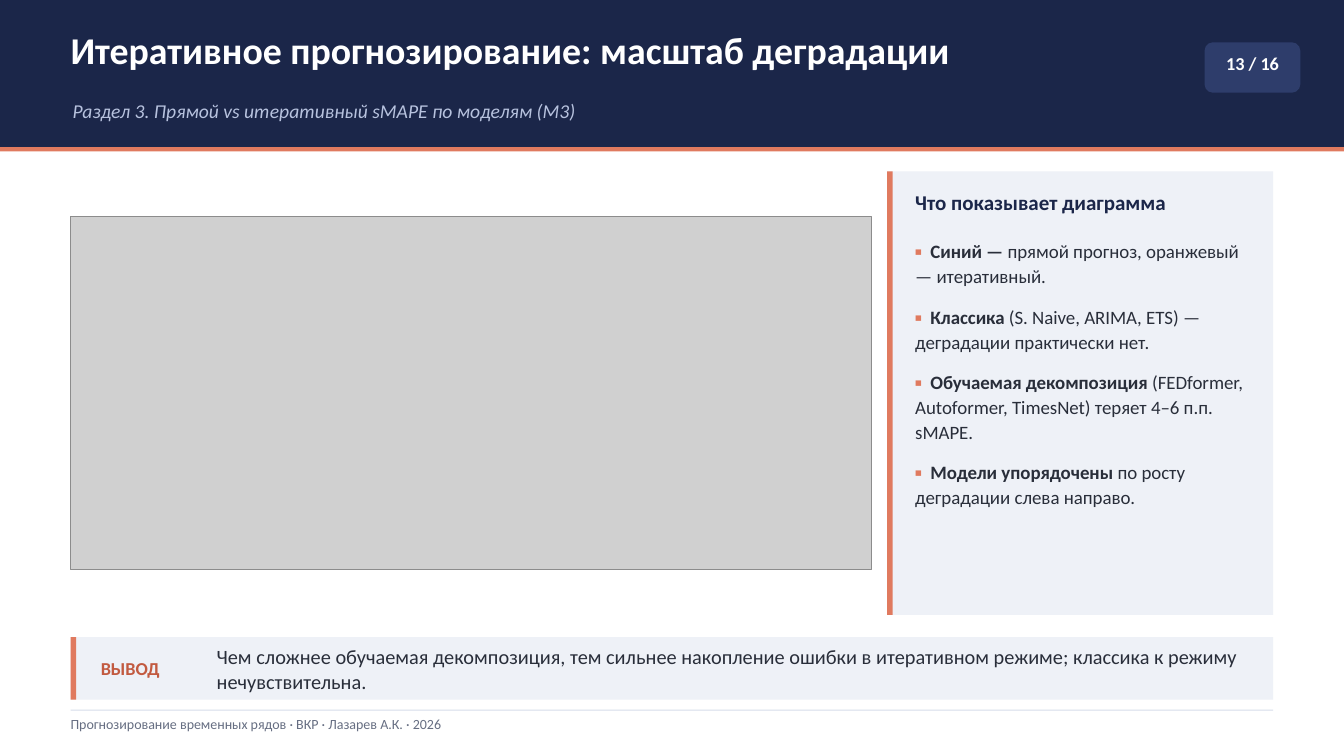
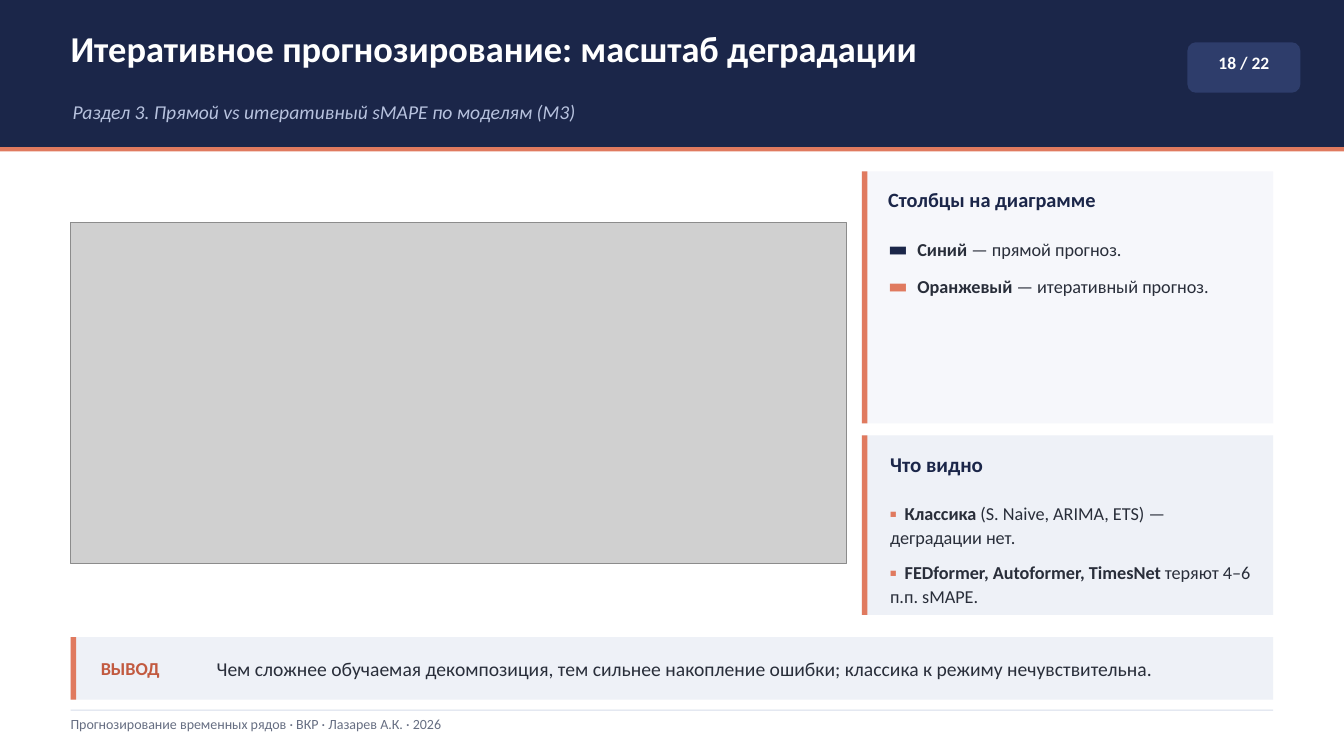
Before and after one commit to Prost444/Hybrid-models-for-TS-processing, a slide deck: slide 18 of docs/Презентация_Лазарев_ВКР.pptx (slide 13 before the commit). Drawn at 1344x756 pixels with LibreOffice and Linux fonts; fonts in the diff are those of the drawing; grey boxes stand for pictures. Boxes give left, top, right and bottom in pixels: in the first picture for what was removed or moved away, otherwise in the second. Text is boxed around its words. In the diff, an @@ line names an element or a change of style, - is before the commit and + after.

```diff
--- a/docs/Презентация_Лазарев_ВКР.pptx
+++ b/docs/Презентация_Лазарев_ВКР.pptx
@@ text "Итеративное прогнозирование: масштаб деградации" at box(71, 37, 917, 68): size 27 to 26 pt @@
@@ rounded rectangle: place and size @@
-rounded rectangle at box(1205, 42, 1301, 93)
+rounded rectangle at box(1188, 42, 1301, 93)
@@ text added at box(1218, 57, 1270, 69), 12.5 pt, text #FFFFFF, bold @@
+18 / 22
@@ text removed at box(1226, 57, 1279, 70) @@
-13 / 16
@@ rectangle: place and size @@
-rectangle at box(887, 171, 893, 615)
+rectangle at box(862, 171, 868, 423)
@@ rectangle added at box(862, 171, 1273, 423), fill #F6F7FB @@
@@ text added at box(888, 193, 1096, 211), 14.5 pt, text #1B2649, bold @@
+Столбцы на диаграмме
@@ text removed at box(915, 196, 1166, 214) @@
-Что показывает диаграмма
@@ picture: place and size @@
-picture at box(71, 217, 872, 570)
+picture at box(71, 223, 847, 565)
@@ text added at box(917, 243, 1208, 296), 13 pt, text #292E3A @@
+▬ Синий — прямой прогноз.
+▬ Оранжевый — итеративный прогноз.
@@ rectangle: place and size @@
-rectangle at box(887, 171, 1273, 615)
+rectangle at box(862, 436, 1273, 615)
@@ rectangle added at box(862, 436, 868, 615), fill #E07A5F @@
@@ text added at box(890, 458, 983, 476), 15 pt, text #1B2649, bold @@
+Что видно
@@ text at box(890, 507, 1250, 603): text changed; size 13.5 to 13 pt @@
-▪ Синий — прямой прогноз, оранжевый — итеративный.
-▪ Классика (S. Naive, ARIMA, ETS) — деградации практически нет.
-▪ Обучаемая декомпозиция (FEDformer, Autoformer, TimesNet) теряет 4–6 п.п. sMAPE.
-▪ Модели упорядочены по росту деградации слева направо.
+▪ Классика (S. Naive, ARIMA, ETS) — деградации нет.
+▪ FEDformer, Autoformer, TimesNet теряют 4–6 п.п. sMAPE.
@@ text at box(217, 662, 1152, 680): text changed; size 14.5 to 14 pt @@
-Чем сложнее обучаемая декомпозиция, тем сильнее накопление ошибки в итеративном режиме; классика к режиму нечувствительна.
+Чем сложнее обучаемая декомпозиция, тем сильнее накопление ошибки; классика к режиму нечувствительна.
```
Also in this commit, not shown: 12 other slides changed, 10 slides added, 1 slide removed, 25 other files.
